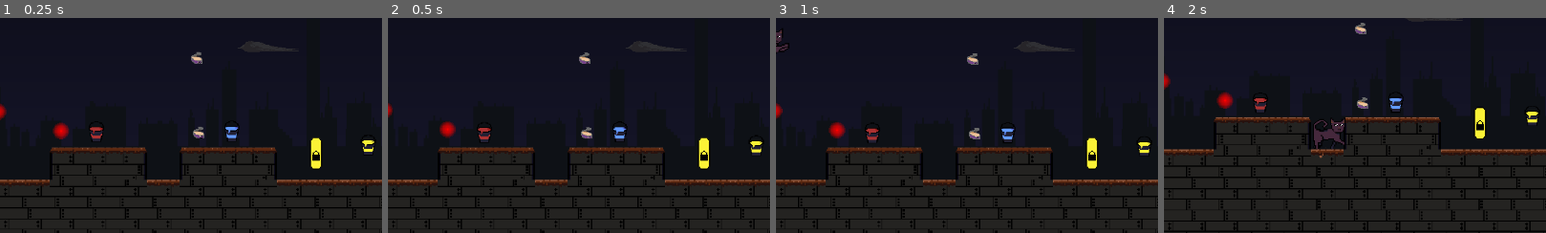
Above: before the commit, frames 1-4 (left to right).
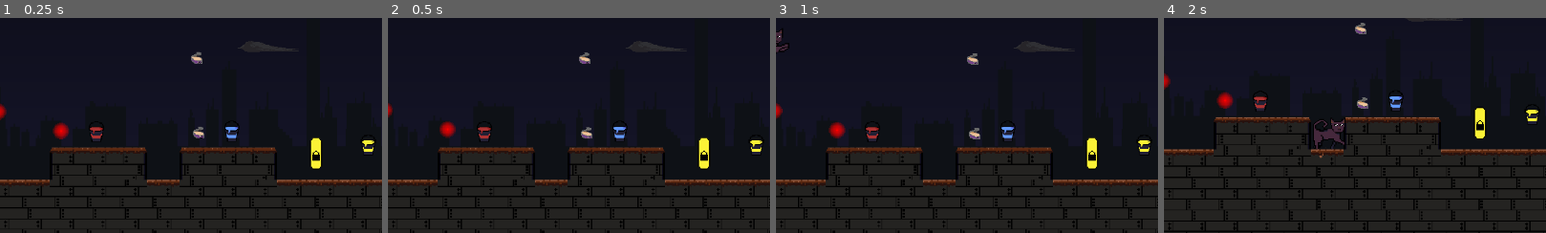
Above: after the commit, the same moments.

Repository: GillianZech/color-cat
Game: Godot game, scene res://Scenes/Level3.tscn
Same seed, same stepped clock (60 frames per second), same inputs: the game is played once before the commit and once after it. This scene is started directly instead of the project's main scene.
Inputs:
- Up to frame 1 (0.25 s): no input
- Up to frame 2 (0.5 s): no input
- Up to frame 3 (1 s): hold D (move_right) from 0.53 s (still down); tap Alt (dev) at 0.6 s; tap W (move_up) at 0.77 s
- Up to frame 4 (2 s): keep holding D (move_right); tap Alt (dev) at 1.35 s; tap W (move_up) at 1.52 s
The pictures show only the part of the screen within x 28-78%, y 50-100%; the shares and areas given below are measured in that part.

Frame 1 is identical in both runs. In frame 2, 0.3% of the frame differs, in the area x 23-98%, y 48-64%; in frame 3, 0.4%; in frame 4, 0.4%, in the area x 23-98%, y 34-50%.
Error in both runs: Attempt to call function 'update_score' in base 'null instance' on a null instance. (res://Code/CharacterBody2D.gd:41)

Commit message:
May have fixed the missing inputs issue

Diff:
--- a/color_cat/Code/PaintBucket.gd
+++ b/color_cat/Code/PaintBucket.gd
@@ -4,14 +4,17 @@
 @onready var BUCKET_SPRITE = $BucketSprite
 
 func _physics_process(_delta):
-	_animate()
-
-func _animate():
-	BUCKET_SPRITE.play("idle")
+	#BUCKET_SPRITE.play("idle")
+	pass
 
 func _on_body_entered(body):
 	if body.PAINT_COLOR != COLOR:
 		$BucketSplashAudio.play()
-		#BUCKET_SPRITE.stop()
 		BUCKET_SPRITE.play("splash")
 		body._change_color(COLOR)
+
+
+
+func _on_bucket_sprite_animation_finished():
+	if BUCKET_SPRITE.animation == "splash":
+		BUCKET_SPRITE.play("idle")
--- a/color_cat/Scenes/Level1.tscn
+++ b/color_cat/Scenes/Level1.tscn
@@ -1318,9 +1318,7 @@
 [node name="BucketSprite" type="AnimatedSprite2D" parent="PaintBucket"]
 scale = Vector2(2, 1.8)
 sprite_frames = SubResource("SpriteFrames_7l5dr")
-animation = &"splash"
-frame = 7
-frame_progress = 1.0
+animation = &"idle"
 
 [node name="BucketSplashAudio" type="AudioStreamPlayer2D" parent="PaintBucket"]
 stream = ExtResource("5_fqqlg")
@@ -1792,6 +1790,7 @@
 stream = ExtResource("18_l8bih")
 
 [connection signal="body_entered" from="PaintBucket" to="PaintBucket" method="_on_body_entered"]
+[connection signal="animation_finished" from="PaintBucket/BucketSprite" to="PaintBucket" method="_on_bucket_sprite_animation_finished"]
 [connection signal="body_entered" from="PaintBucket2" to="PaintBucket2" method="_on_body_entered"]
 [connection signal="body_entered" from="PaintBucket3" to="PaintBucket3" method="_on_body_entered"]
 [connection signal="body_entered" from="PaintBucket4" to="PaintBucket4" method="_on_body_entered"]
